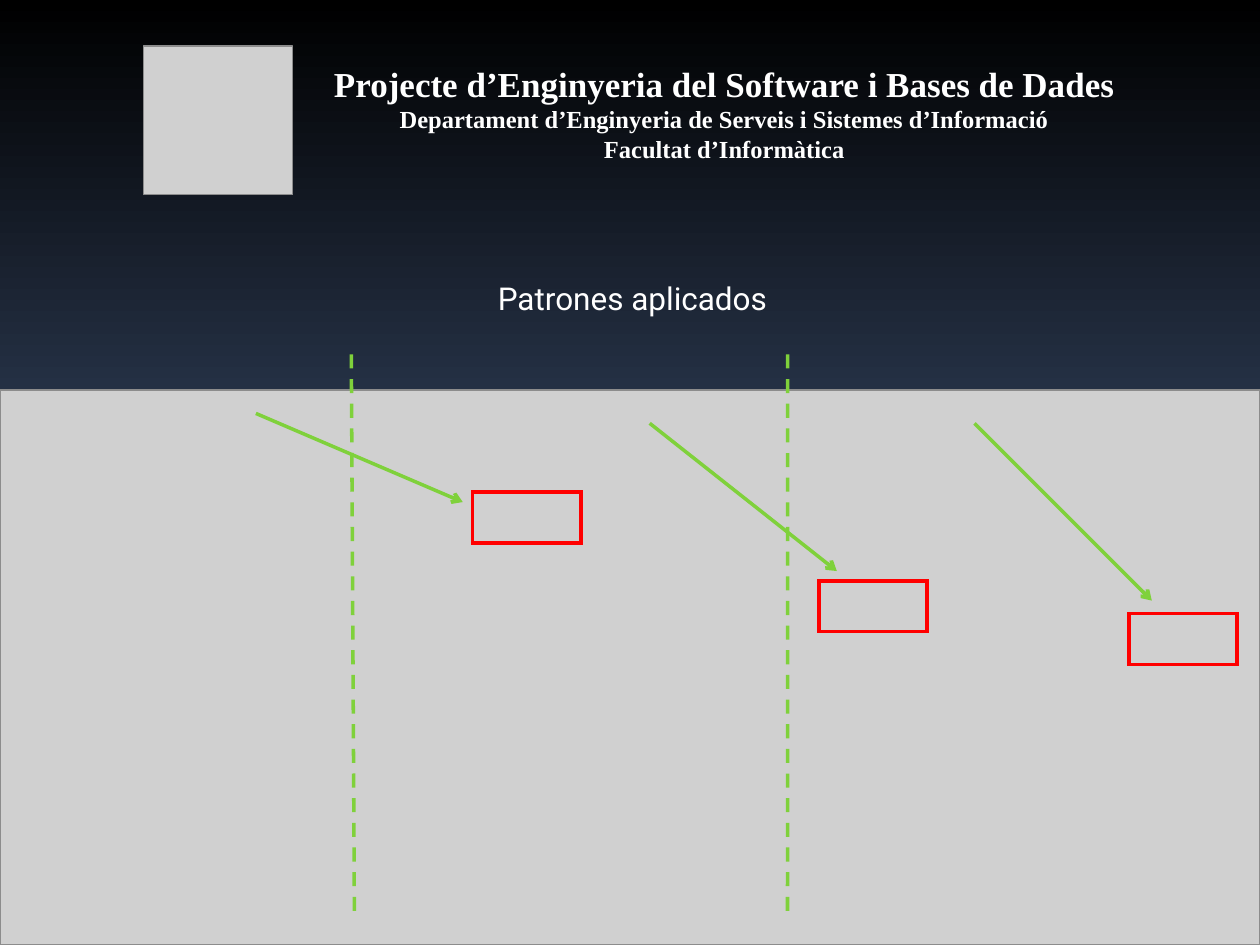
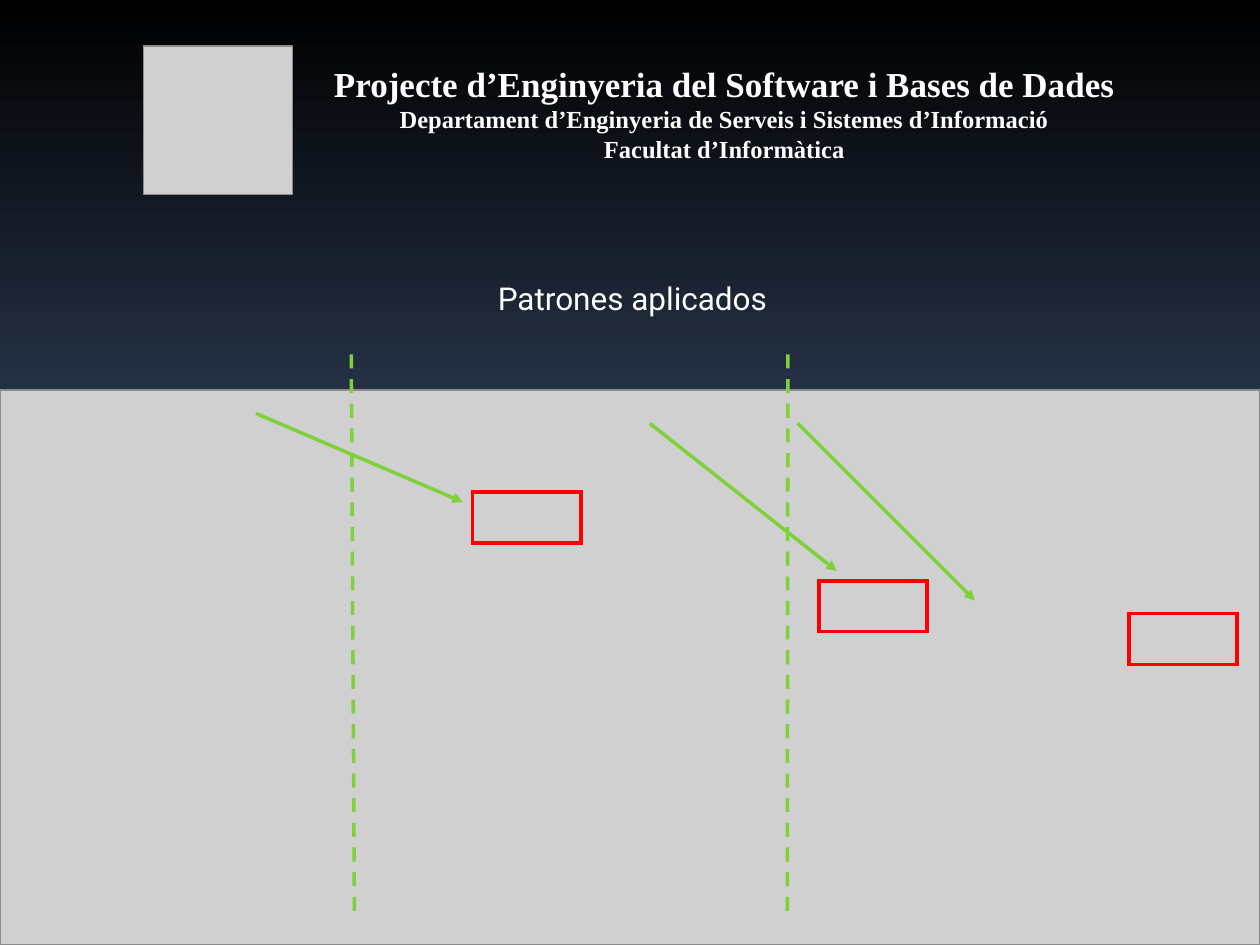
Before and after one commit to mvm9289/escfib, a slide deck: slide 17 of Docs/0910Q2-08-E-1.0-Presentacion.ppt. Drawn at 1260x945 pixels with LibreOffice and Linux fonts; fonts in the diff are those of the drawing; grey boxes stand for pictures. Boxes give left, top, right and bottom in pixels: in the first picture for what was removed or moved away, otherwise in the second. Text is boxed around its words. In the diff, an @@ line names an element or a change of style, - is before the commit and + after.

```diff
--- a/Docs/0910Q2-08-E-1.0-Presentacion.ppt
+++ b/Docs/0910Q2-08-E-1.0-Presentacion.ppt
@@ arrow (650, 423) - (837, 571): arrowheads changed @@
@@ arrow moved from (974, 423) - (1152, 601) to (798, 423) - (975, 601) @@
@@ arrow (798, 423) - (975, 601): arrowheads changed @@
```
Also in this commit, not shown: 7 other slides changed, 1 slide added.
